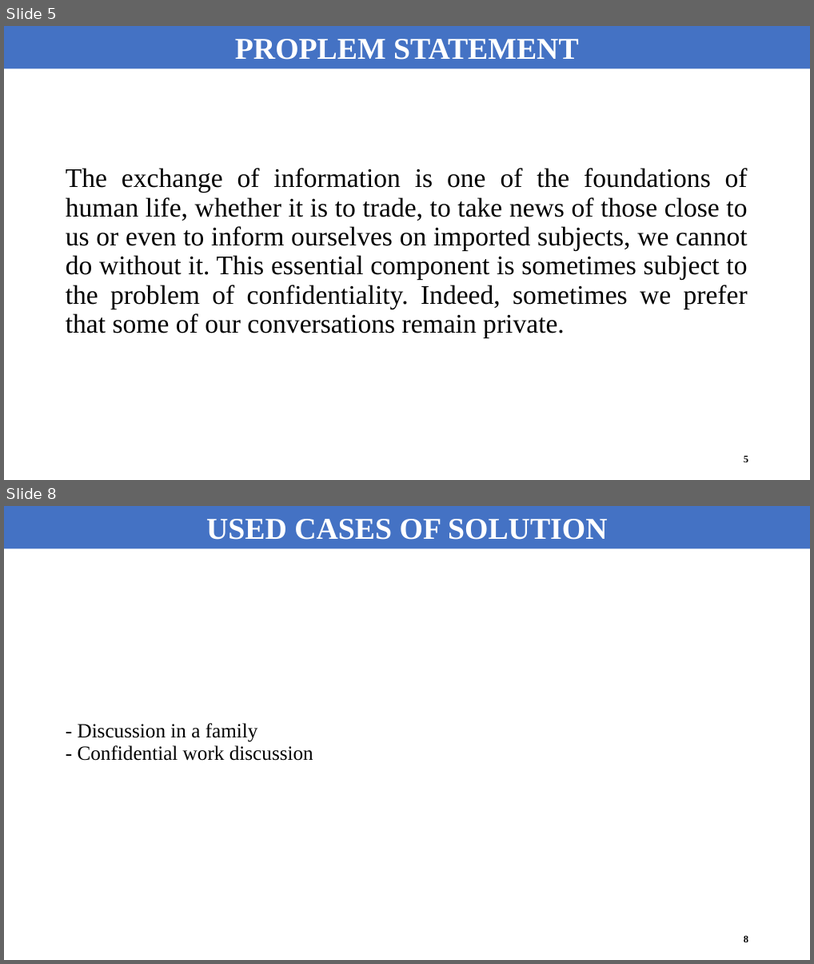
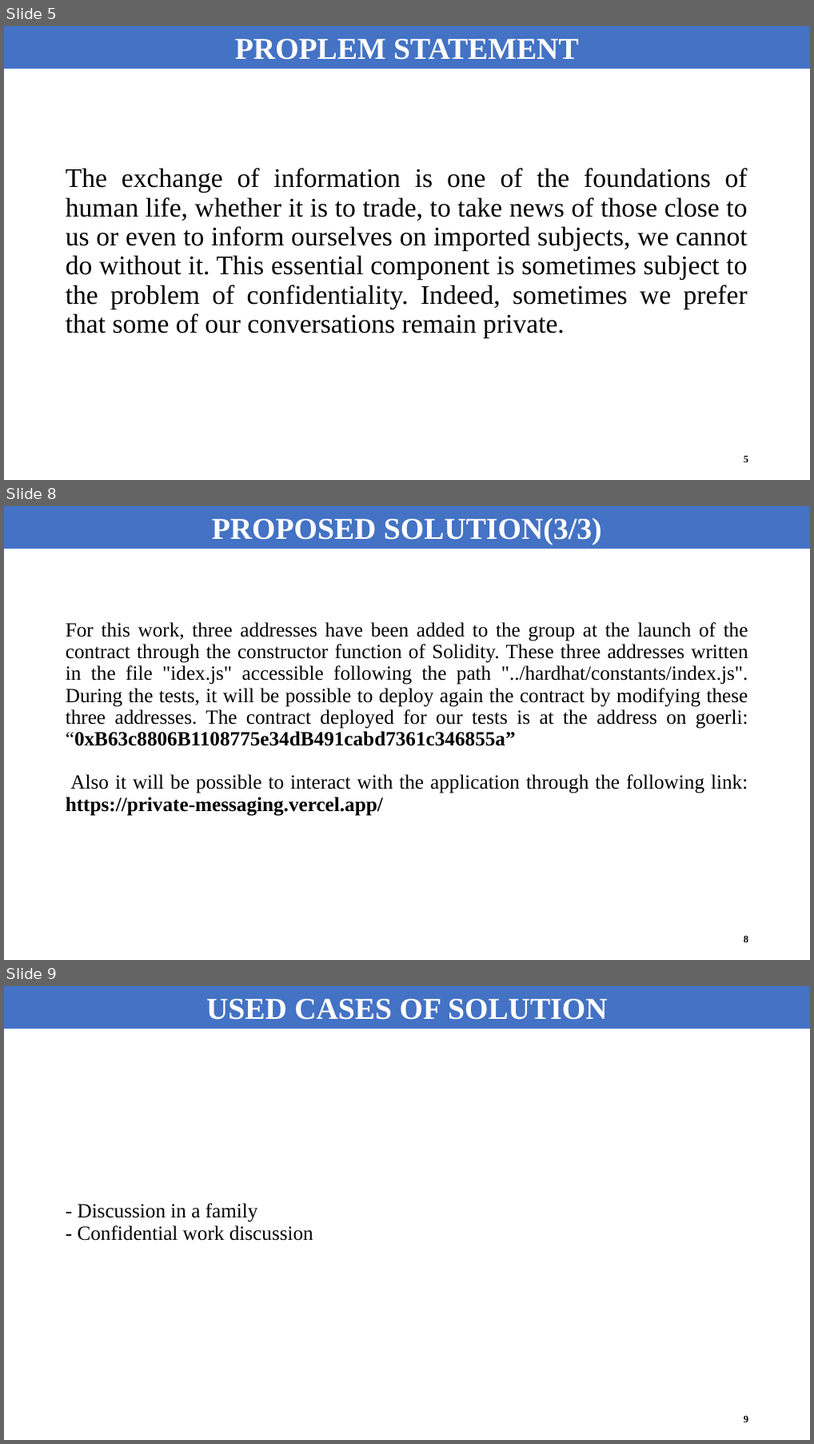
Before and after one commit to DamasBuffy99/Private-messaging, a slide deck: ABC Group L.pptx. Shown one above the other, each under a label of ours: slides 5 and 8 before the commit, slides 5, 8 and 9 after it; the slides between them are not shown. The pictures are 814x964 and 814x1444 pixels, drawn with LibreOffice and Linux fonts; fonts in the diff are those of the drawing. Boxes give left, top, right and bottom in pixels: in the first picture for what was removed or moved away, otherwise in the second. Text is boxed around its words. In the diff, an @@ line names an element or a change of style, - is before the commit and + after.

```diff
--- a/ABC Group L.pptx
+++ b/ABC Group L.pptx
@@ slide 8 added at [4,506,810,960], background #FFFFFF @@
@@ rectangle added at [4,506,810,549], fill #4472C4, 36 pt, text #FFFFFF, bold @@
+PROPOSED SOLUTION(3/3)
@@ title added at [66,622,749,816], 24 pt, text #000000 @@
+For this work, three addresses have been added to the group at the launch of the contract through the constructor function of Solidity. These three addresses written in the file "idex.js" accessible following the path "../hardhat/constants/index.js". During the tests, it will be possible to deploy again the contract by modifying these three addresses. The contract deployed for our tests is at the address on goerli: “0xB63c8806B1108775e34dB491cabd7361c346855a”
+Also it will be possible to interact with the application through the following link:
+https://private-messaging.vercel.app/
@@ page number added at [744,934,749,944], 12 pt, text #000000, bold @@
+8
@@ what was slide 8 is now slide 9 @@
@@ page number at [744,1415,749,1422]: text changed @@
-8
+9
```
Also in this commit, not shown: 5 slides changed.
